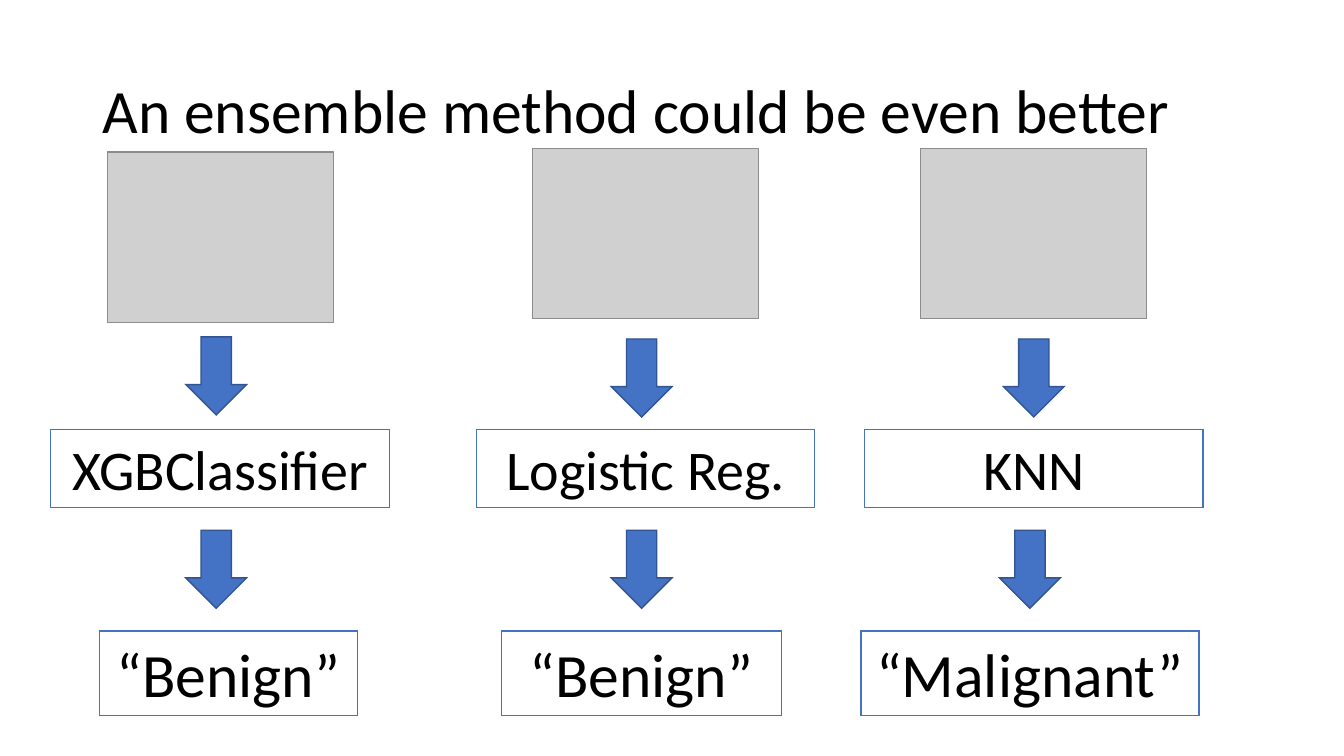
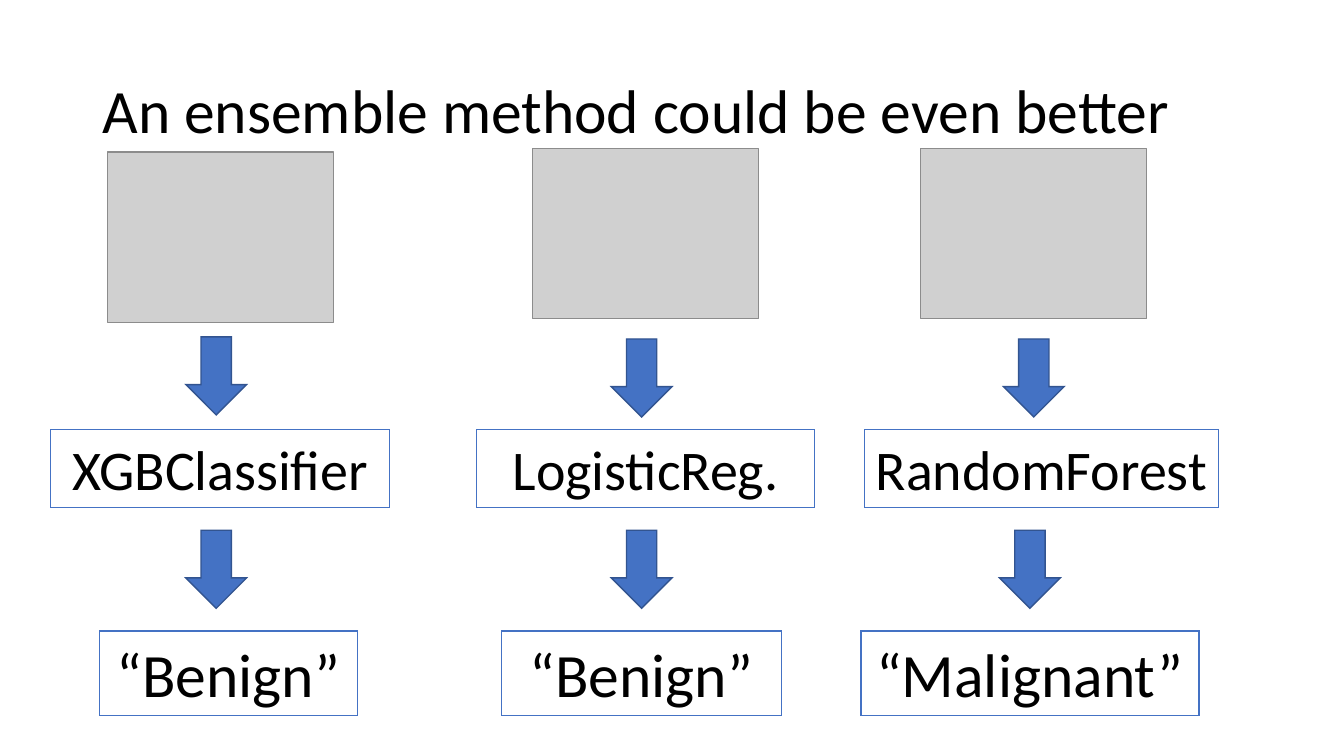
Before and after one commit to rhkhoo/Breast_Cancer_Diagnosis, a slide deck: slide 15 of Predicting Breast Cancer Diagnosis.pptx. Drawn at 1344x756 pixels with LibreOffice and Linux fonts; fonts in the diff are those of the drawing; grey boxes stand for pictures. Boxes give left, top, right and bottom in pixels: in the first picture for what was removed or moved away, otherwise in the second. Text is boxed around its words. In the diff, an @@ line names an element or a change of style, - is before the commit and + after.

```diff
--- a/Predicting Breast Cancer Diagnosis.pptx
+++ b/Predicting Breast Cancer Diagnosis.pptx
@@ rectangle "RandomForest": place and size @@
-rectangle "RandomForest" at bbox=[865, 430, 1204, 507]
+rectangle "RandomForest" at bbox=[865, 430, 1219, 507]
@@ text in rectangle at bbox=[513, 451, 779, 500]: spaces changed @@
-Logistic Reg.
+LogisticReg.
@@ text in rectangle at bbox=[876, 451, 1207, 491]: text changed @@
-KNN
+RandomForest
```
Also in this commit, not shown: 4 other slides changed, 7 other files.
